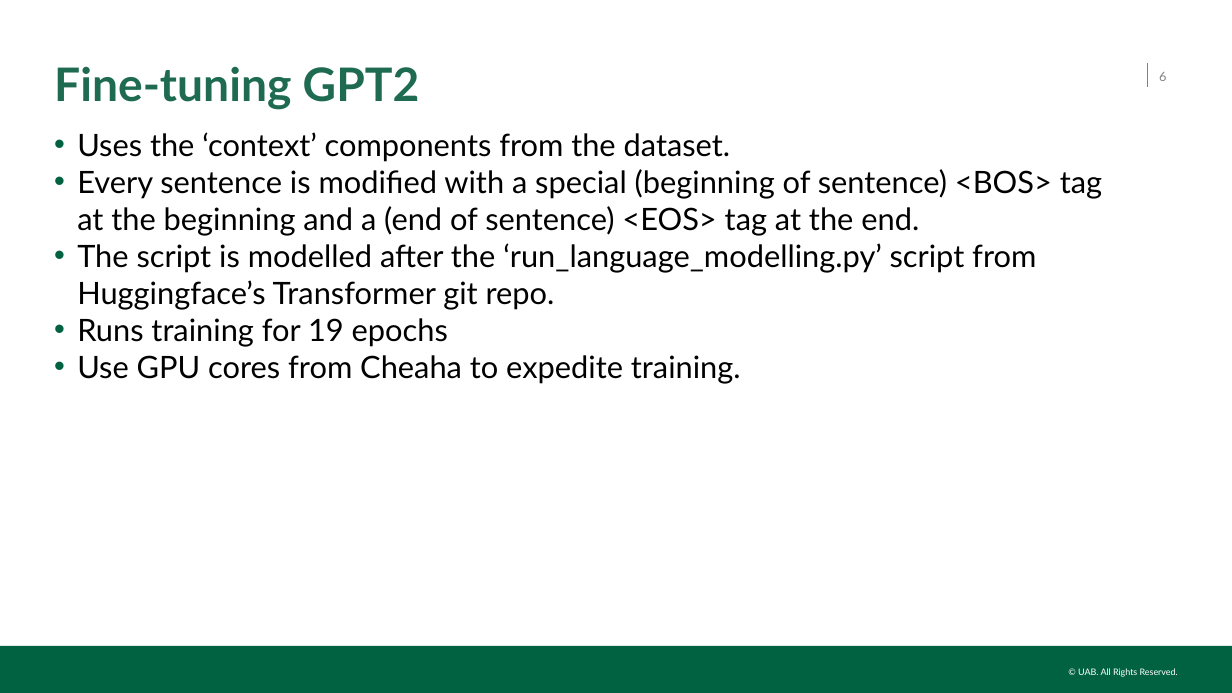
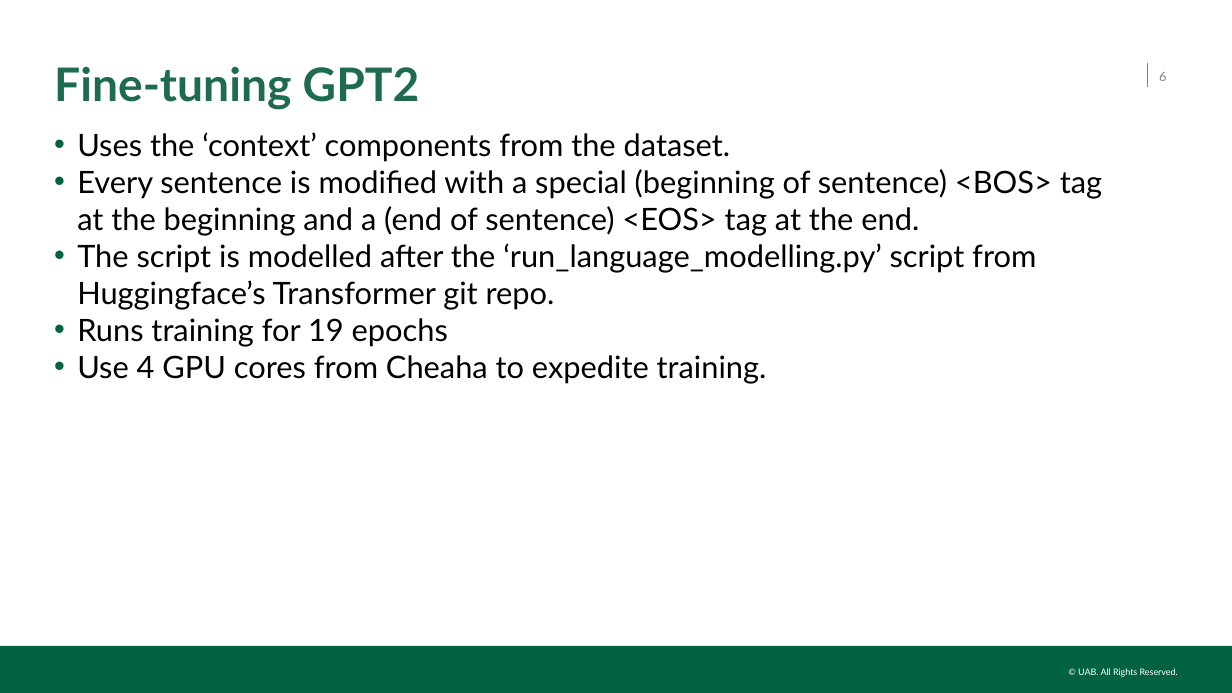
Before and after one commit to uabinf/nlp-group-project-fall-2020-deepbiocomp, a slide deck: slide 6 of presentation/DeepBioComp_Presentation_NLP-2020.pptx. Drawn at 1232x693 pixels with LibreOffice and Linux fonts; fonts in the diff are those of the drawing; background and template pictures are left out. Boxes give left, top, right and bottom in pixels: in the first picture for what was removed or moved away, otherwise in the second. Text is boxed around its words. In the diff, an @@ line names an element or a change of style, - is before the commit and + after.

```diff
--- a/presentation/DeepBioComp_Presentation_NLP-2020.pptx
+++ b/presentation/DeepBioComp_Presentation_NLP-2020.pptx
@@ text at (x1=77, y1=355, x2=767, y2=384): text changed @@
-• Use GPU cores from Cheaha to expedite training.
+• Use 4 GPU cores from Cheaha to expedite training.
```
Also in this commit, not shown: 1 other slide changed.
